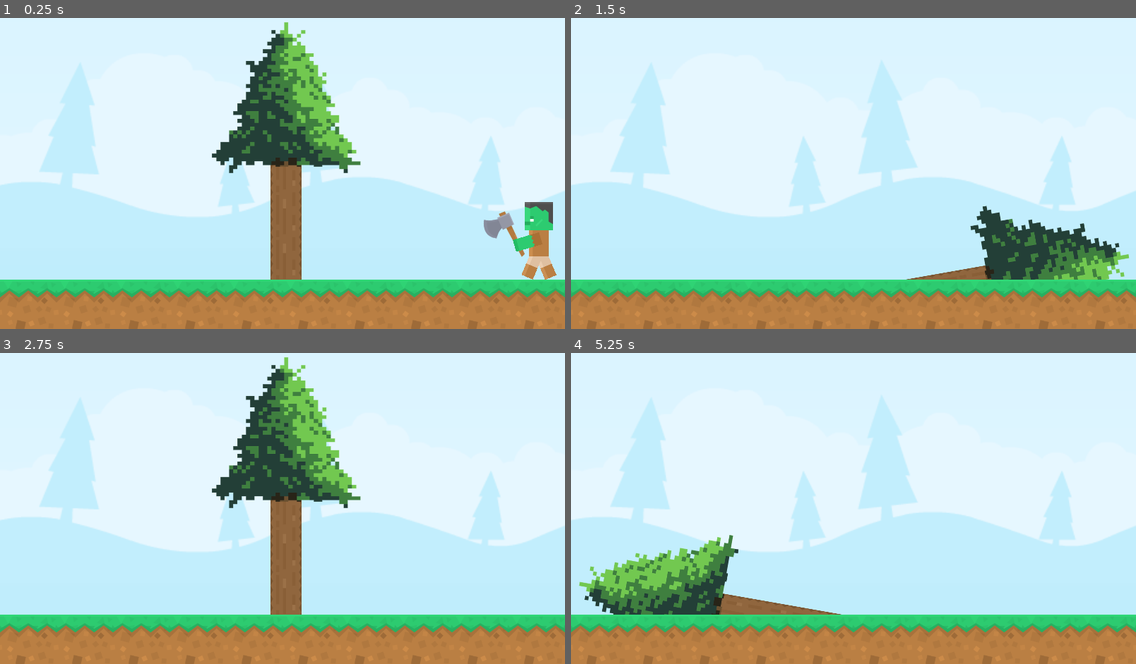
Above: before the commit, frames 1-4 (two rows, left to right).
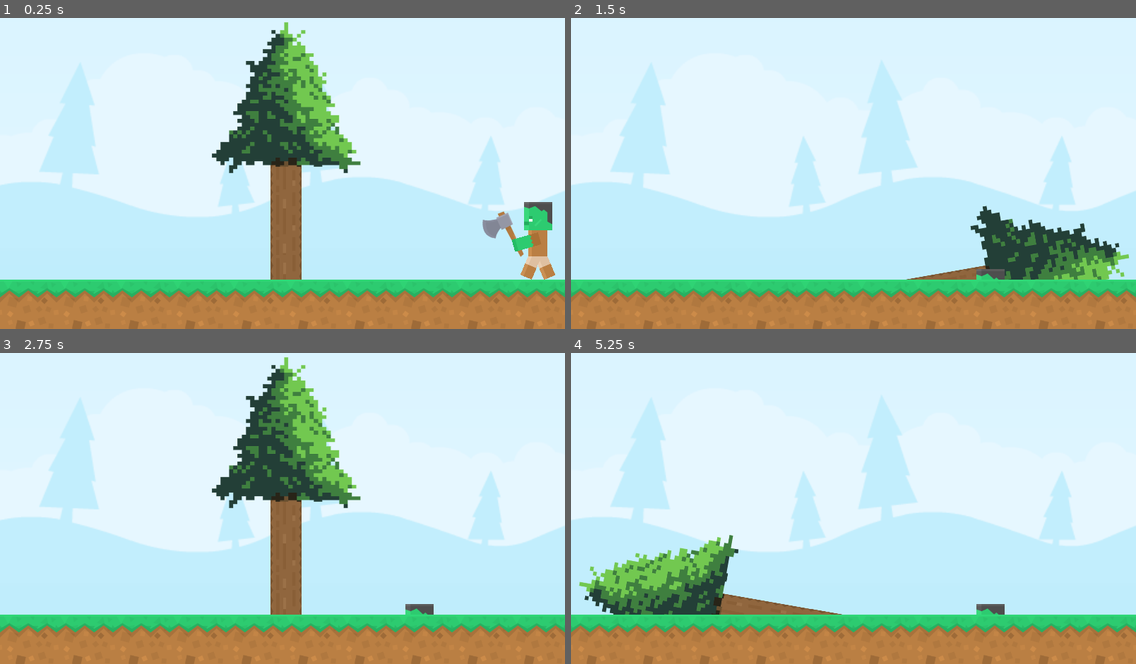
Above: after the commit, the same moments.

Repository: pratipo/Arbre
Game: Godot game, scene res://Scenes/Game.tscn
Same seed, same stepped clock (60 frames per second), same inputs: the game is played once before the commit and once after it.
Inputs (mouse positions are in pixels of both pictures, inside the frame that each line leads up to):
- Up to frame 1 (0.25 s): no input
- Up to frame 2 (1.5 s): move the mouse to (977, 154) at 0.52 s; click (977, 154) at 0.6 s; move the mouse to (740, 185) at 1.27 s; right-click (740, 185) at 1.35 s
- Up to frame 3 (2.75 s): tap Enter at 2 s; move the mouse to (339, 436) at 2.02 s; click (339, 436) at 2.1 s
- Up to frame 4 (5.25 s): tap Space at 2.75, 4.25 s; move the mouse to (825, 567) at 2.77 s; right-click (825, 567) at 2.85 s; tap Enter at 3.5, 5 s; move the mouse to (1023, 552) at 3.52 s; click (1023, 552) at 3.6 s; move the mouse to (684, 458) at 4.27 s; right-click (684, 458) at 4.35 s; move the mouse to (881, 505) at 5.02 s; click (881, 505) at 5.1 s

The runs differ from the first frame. In frame 1, 0.2% of the frame differs, in the area x 85-99%, y 59-85%; in frame 2, 0.2%; in frame 3, 0.2%; in frame 4, 0.2%.
Error before the commit: Attempt to call function 'queue_free' in base 'null instance' on a null instance. (res://Script/Player_R.gd:35)

Commit message:
Un player fet.

Diff:
--- a/Tree_d21/Scenes/Game.gd
+++ b/Tree_d21/Scenes/Game.gd
@@ -11,7 +11,7 @@
 #onready var FirstPosition_L = $FirstPosition_L
 #FirstPosition = en cas de voler automatitzar l'entrada de players...
 
-onready var Dead_Player = $Player_R/Body/Dead_Player
+onready var Corpse = $Player_R/Corpse
 onready var Dead_Tree = $Tree/Tree/Dead_Tree
 onready var Timer_Joc = $Timer_Joc
 
@@ -22,15 +22,15 @@
 
 func _ready():
 	#first_players()
-	pass
+	Dead_Tree.visible = false
 
 func _process(_delta):
-	if Dead_Player:
-		print("dead p @ game -process")
-		return
+
 	if Dead_Tree:
+		Timer_Joc.start()
+		Dead_Tree.visible = true
 		print("dead tree @ game -process")
-		return
+
 
 func _on_Timer_Joc_timeout():
 	get_tree().reload_current_scene()
--- a/Tree_d21/Scenes/Game.tscn
+++ b/Tree_d21/Scenes/Game.tscn
@@ -63,7 +63,7 @@
 texture = ExtResource( 2 )
 
 [node name="Player_R" parent="." instance=ExtResource( 3 )]
-position = Vector2( 1278.47, 608.188 )
+position = Vector2( 1275.98, 608.188 )
 
 [node name="FirstPosition_R" type="Position2D" parent="."]
 position = Vector2( 1276.47, 607.759 )
--- a/Tree_d21/Scenes/Player_R.tscn
+++ b/Tree_d21/Scenes/Player_R.tscn
@@ -59,13 +59,14 @@
 rotation = 1.29154
 texture = ExtResource( 5 )
 
-[node name="Dead_Player" type="Sprite" parent="Body"]
-position = Vector2( 0, 144 )
-texture = ExtResource( 7 )
-
 [node name="CollisionShape2D" type="CollisionShape2D" parent="."]
 position = Vector2( -48, -72 )
 shape = SubResource( 2 )
+
+[node name="Corpse" type="Sprite" parent="."]
+position = Vector2( 0, 12 )
+scale = Vector2( 1, 1.125 )
+texture = ExtResource( 7 )
 
 [node name="Timer_Player" type="Timer" parent="."]
 wait_time = 3.0
--- a/Tree_d21/Scenes/Tree.gd
+++ b/Tree_d21/Scenes/Tree.gd
@@ -5,7 +5,7 @@
 onready var High_Trunk = $Tree/High_Trunk
 onready var Low_Trunk = $Tree/Low_Trunk
 onready var Dead_Tree = $Tree/Dead_Tree
-onready var Game = $Game
+
 #onready var Game = preload ("res://Scenes/Game.tscn").instance()
 
 var game
--- a/Tree_d21/Script/Player_R.gd
+++ b/Tree_d21/Script/Player_R.gd
@@ -3,10 +3,10 @@
 #onready var Player_R = $Player_R
 #onready var Taimer = $Timer
 
-onready var Dead_Player = $Body/Dead_Player
+onready var Corpse = $Corpse
 onready var Timer_Player = $Timer_Player
+onready var Body = $Body
 
-onready var Player_R = $Player_R
 
 var speed = 230
 var direction = -1
@@ -14,7 +14,8 @@
 #var Dead_Player
 
 func _ready():
-	Dead_Player.visible = false
+	Body.visible = true
+	Corpse.visible = false
 #	connect("area_entered", self, "_on_area_entered")
 	#què és el self????
 
@@ -26,14 +27,15 @@
 	if area.is_in_group("High_Trunk"):
 		print("hit hight trunk")
 		die_player()
-		Dead_Player.visible = true
-		queue_free()
+
+
 
 func die_player():
 #	if Dead_Player:
 	#Dead_Player.position = Player_R.position
-	Player_R.queue_free()
-	Dead_Player.visible = true
+	Body.visible = false
+	Corpse.visible = true
+	speed = 0
 	Timer_Player.start()
 
 
@@ -42,7 +44,7 @@
 
 
 func _on_Timer_Player_timeout():
-	get_tree().reload_current_scene()
+#	get_tree().reload_current_scene()
 	queue_free()
 
 
Not shown, added: Tree_d21/29:5_20.17h_Floating Head.mov
Not shown, added: Tree_d21/29:5_20.20h_Un jugador done..mov
